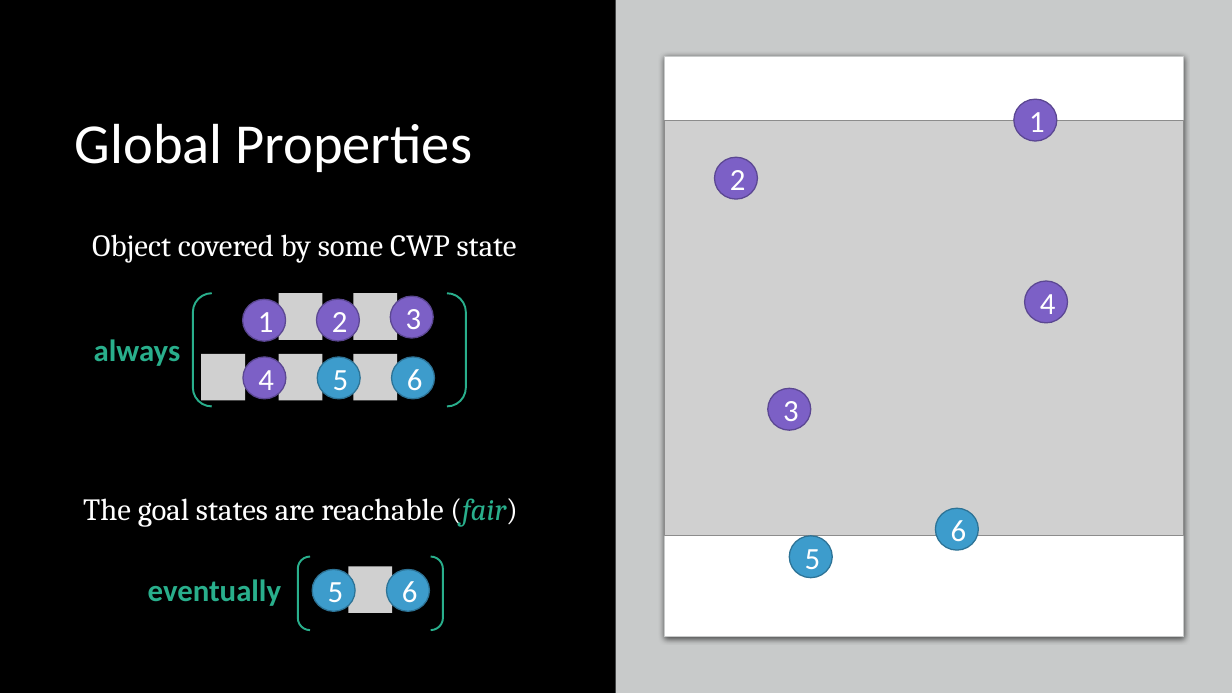
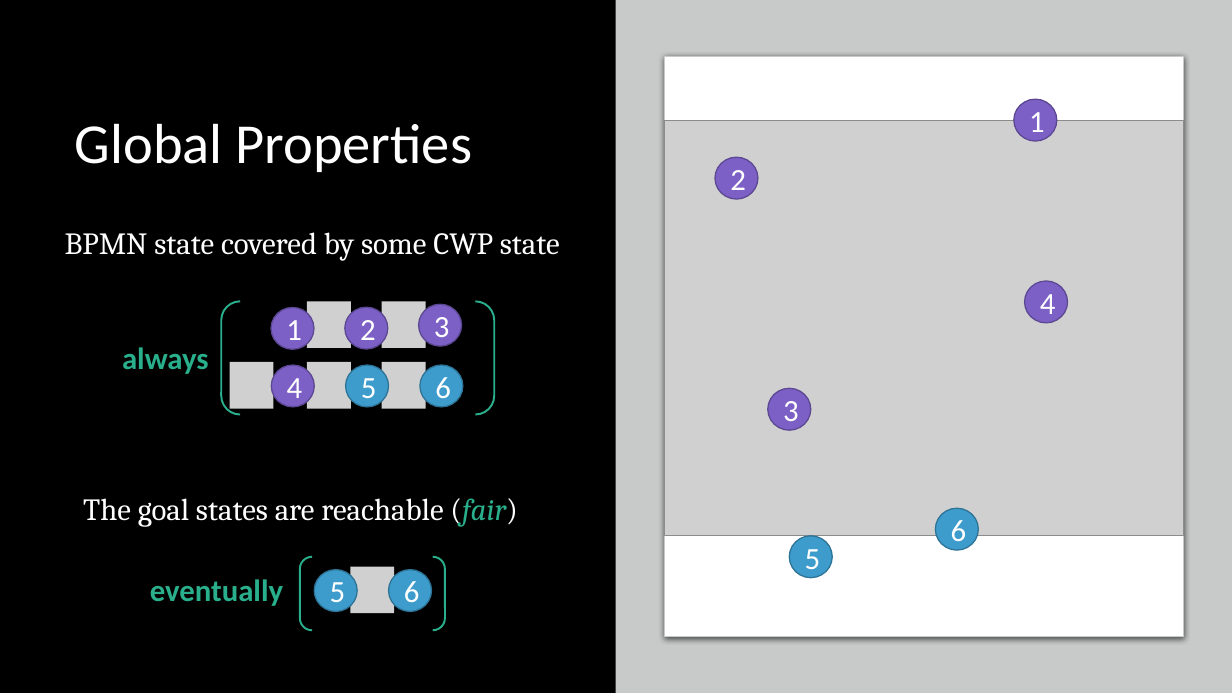
Before and after one commit to ericmercer/SPIN-bpmn-cwp-verification-paper, a slide deck: slide 11 of presentation/syscon-2022.pptx. Drawn at 1232x693 pixels with LibreOffice and Linux fonts; fonts in the diff are those of the drawing; grey boxes stand for pictures. Boxes give left, top, right and bottom in pixels: in the first picture for what was removed or moved away, otherwise in the second. Text is boxed around its words. In the diff, an @@ line names an element or a change of style, - is before the commit and + after.

Commit message:
Add slides on CWP to LTL

```diff
--- a/presentation/syscon-2022.pptx
+++ b/presentation/syscon-2022.pptx
@@ text at [65,232,560,261]: text changed @@
-Object covered by some CWP state
+BPMN state covered by some CWP state
@@ picture removed at [278,293,323,339] @@
@@ picture removed at [353,293,397,339] @@
@@ 5 ellipses, 1 text, 1 bracket pair: place and size @@
-5 ellipses, 1 text, 1 bracket pair at [94,293,466,406]
+5 ellipses, 1 text, 1 bracket pair at [122,301,494,414]
@@ ellipse "3": place and size @@
-ellipse "3" at [390,297,433,338]
+ellipse "3" at [419,304,462,346]
@@ picture removed at [201,354,246,400] @@
@@ picture removed at [278,354,323,400] @@
@@ picture removed at [353,354,397,400] @@
@@ group added at [230,301,426,409]: 5 pictures @@
```
Also in this commit, not shown: 2 other slides changed, 2 slides added, 1 slide removed.
